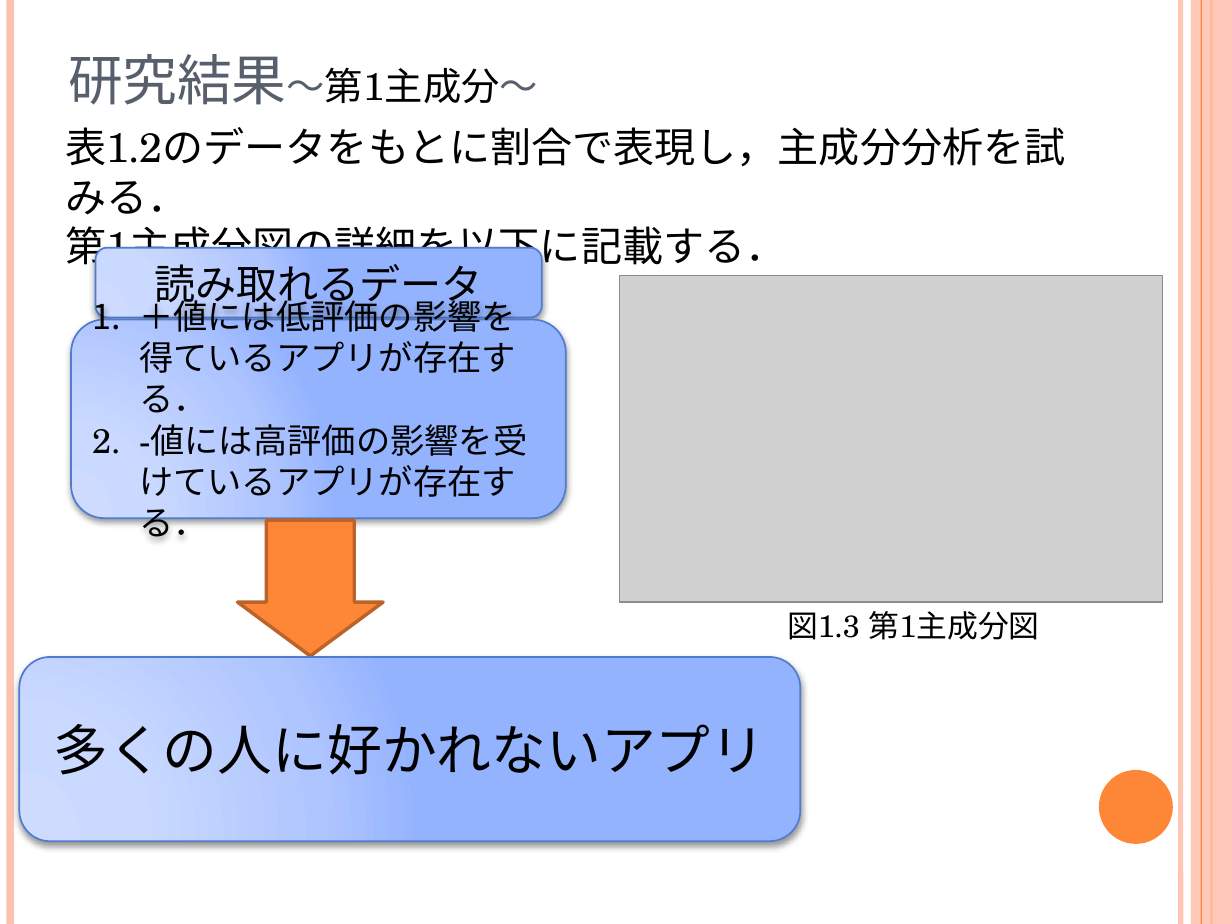
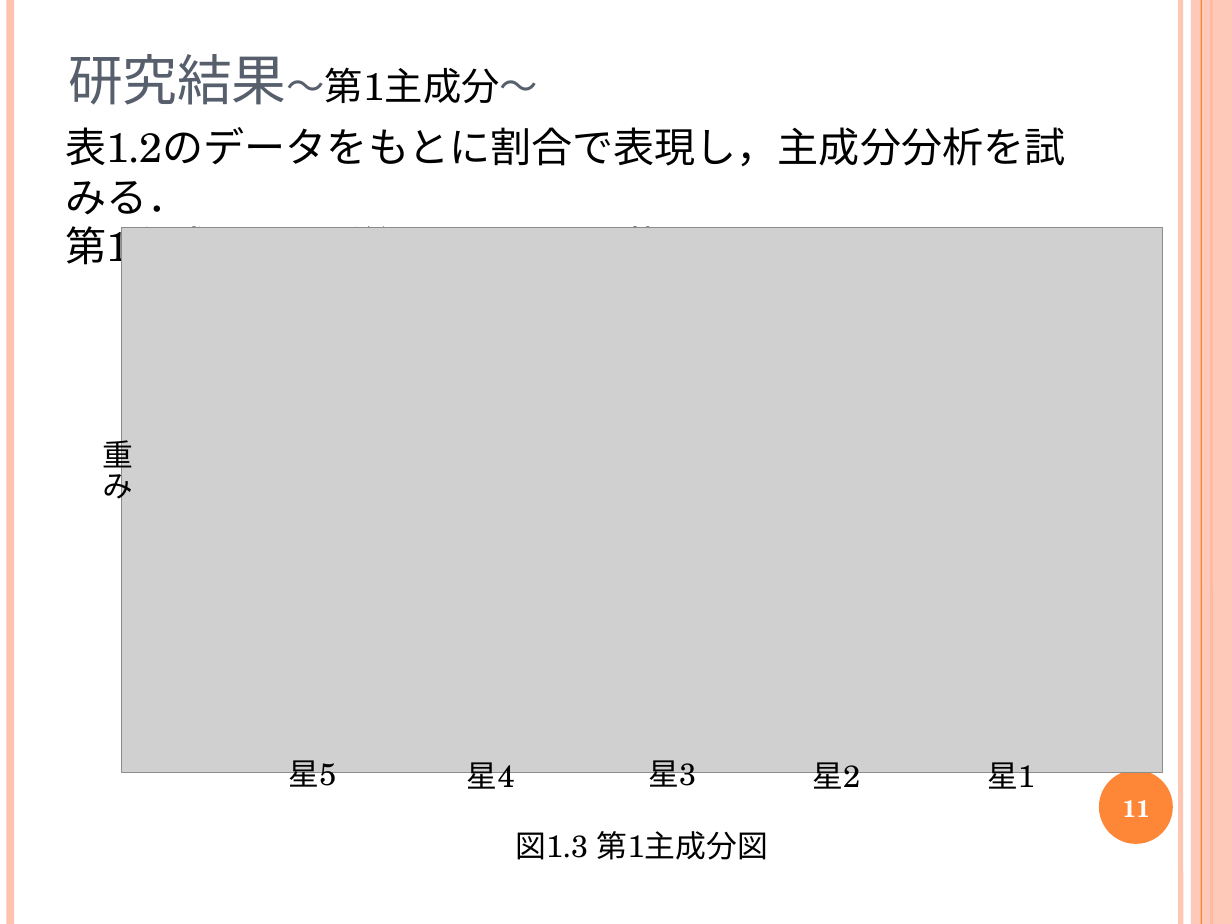
Before and after one commit to keimatsui/kadai, a slide deck: slide 12 of 卒業論文/2012/増田知之/卒論発表最新版.pptx. Drawn at 1232x924 pixels with LibreOffice and Linux fonts; fonts in the diff are those of the drawing; grey boxes stand for pictures. Boxes give left, top, right and bottom in pixels: in the first picture for what was removed or moved away, otherwise in the second. Text is boxed around its words. In the diff, an @@ line names an element or a change of style, - is before the commit and + after.

```diff
--- a/卒業論文/2012/増田知之/卒論発表最新版.pptx
+++ b/卒業論文/2012/増田知之/卒論発表最新版.pptx
@@ picture: place and size @@
-picture at box(620, 276, 1162, 602)
+picture at box(121, 228, 1162, 772)
@@ rounded rectangle removed at box(96, 248, 542, 318) @@
-読み取れるデータ
@@ rounded rectangle removed at box(71, 319, 567, 517) @@
-1. ＋値には低評価の影響を得ているアプリが存在する．
-2. -値には高評価の影響を受けているアプリが存在する．
@@ text added at box(103, 435, 134, 505), 18 pt, text #000000 @@
+重み
@@ down arrow removed at box(238, 520, 383, 655) @@
@@ rounded rectangle removed at box(20, 657, 801, 841) @@
-多くの人に好かれないアプリ
@@ text added at box(289, 760, 337, 794), 18 pt, text #000000 @@
+星5
@@ text added at box(467, 762, 515, 796), 18 pt, text #000000 @@
+星4
@@ text added at box(648, 760, 696, 794), 18 pt, text #000000 @@
+星3
@@ text added at box(812, 762, 860, 796), 18 pt, text #000000 @@
+星2
@@ text added at box(987, 762, 1035, 796), 18 pt, text #000000 @@
+星1
@@ text added at box(1123, 800, 1151, 817), 14 pt, text #FFFFFF, bold @@
+11
@@ text "図1.3 第1主成分図": place and size @@
-text "図1.3 第1主成分図" at box(787, 611, 1040, 640)
+text "図1.3 第1主成分図" at box(515, 831, 768, 860)
```
Also in this commit, not shown: 16 other slides changed.
